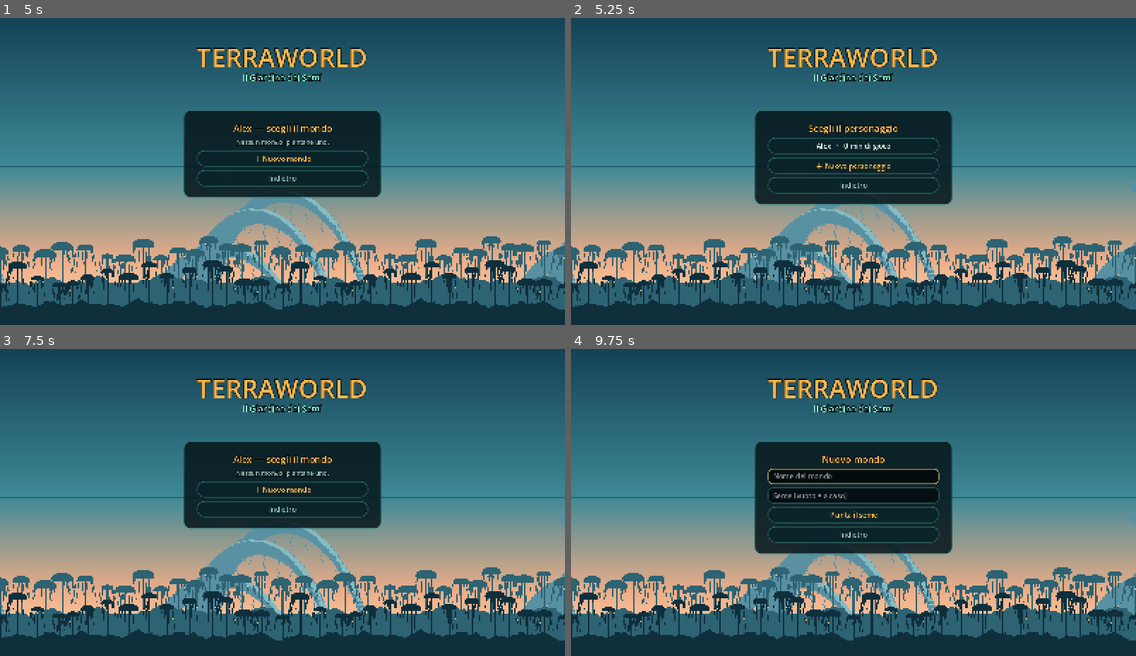
Above: before the commit, frames 1-4 (two rows, left to right).
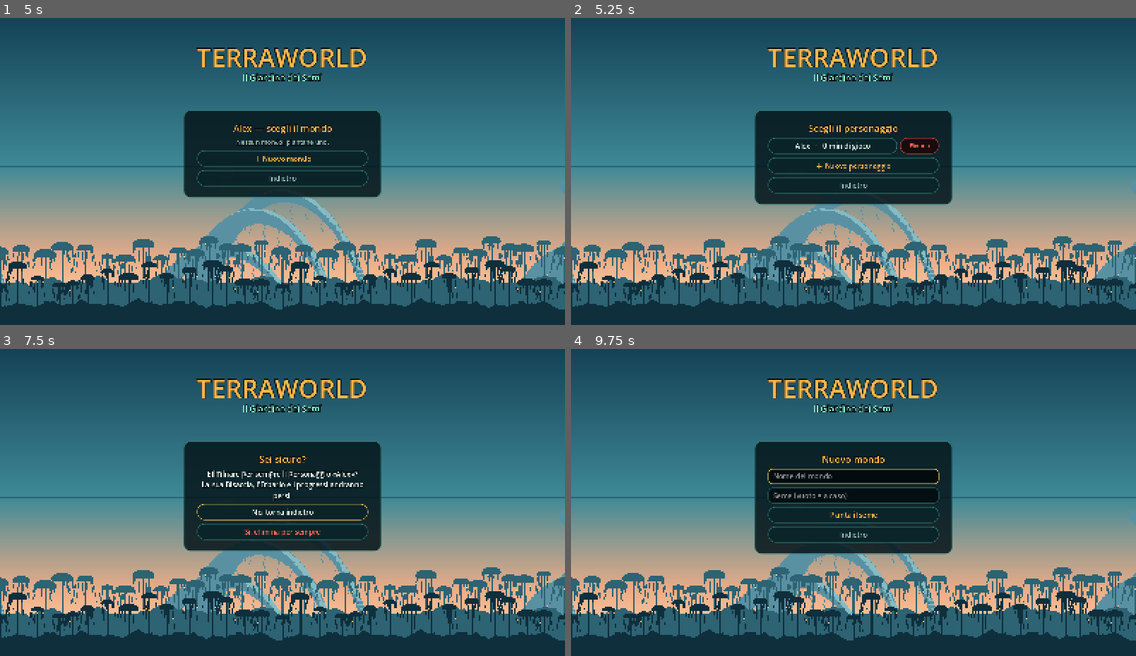
Above: after the commit, the same moments.

Repository: jon1616/TERRAWORLD
Game: Godot game, scene res://src/ui/menu.tscn
Two runs of this game, one before a commit and one after it. Both use one fixed random seed, a clock stepped at 60 frames per second and the inputs below.
Inputs (mouse positions are in pixels of both pictures, inside the frame that each line leads up to):
- Up to frame 1 (5 s): click "Impostazioni" at 0.5 s; click "Indietro" at 1.25 s; click "Gioca" at 2 s; click "＋ Nuovo personaggio" at 2.75 s; click (282, 146) at 3.52 s; type "Alex" at 3.6 s; click "Crea" at 4.25 s
- Up to frame 2 (5.25 s): click "Indietro" at 5 s
- Up to frame 3 (7.5 s): click "＋ Nuovo personaggio" at 5.75 s; click "Indietro" at 6.5 s; click "Alex · 0 min di gioco" (after the commit: "Elimina") at 7.25 s
- Up to frame 4 (9.75 s): click "Indietro" (after the commit: "No, torna indietro") at 8 s; click "Alex · 0 min di gioco" at 8.75 s; click "＋ Nuovo mondo" at 9.5 s

Frame 1 is identical in both runs. In frame 2, 0.6% of the frame differs, in the area x 39-66%, y 38-45%; in frame 3, 4.7%, in the area x 32-68%, y 34-67%; in frame 4, nothing differs.

Commit message:
Menu: eliminare personaggi e mondi, con conferma
Bottone rosso Elimina accanto a ogni voce e schermata di conferma (No con il
fuoco); si cancellano anche le copie di sicurezza. Prova in prova_salvataggi.

Co-Authored-By: Claude Opus 5.5 <noreply@anthropic.com>

Diff:
--- a/src/save/character.gd
+++ b/src/save/character.gd
@@ -86,6 +86,11 @@
 	return SavePaths.write_json(SavePaths.characters_dir() + "/" + id + ".json", to_dict())
 
 
+## Cancella per sempre un personaggio (dal menu, dopo la conferma).
+static func delete(cid: String) -> void:
+	SavePaths.delete_file(SavePaths.characters_dir() + "/" + cid + ".json")
+
+
 static func load_id(cid: String) -> Character:
 	var d := SavePaths.read_json(SavePaths.characters_dir() + "/" + cid + ".json")
 	return null if d.is_empty() else from_dict(cid, d)
--- a/src/save/save_paths.gd
+++ b/src/save/save_paths.gd
@@ -52,6 +52,26 @@
 	return DirAccess.rename_absolute(tmp, abs_path)
 
 
+## Cancella un file salvato insieme alla sua copia di sicurezza e all'eventuale temporaneo rimasto.
+static func delete_file(path: String) -> void:
+	var abs_path := ProjectSettings.globalize_path(path)
+	for p in [abs_path, abs_path + ".bak", abs_path + ".tmp"]:
+		if FileAccess.file_exists(p):
+			DirAccess.remove_absolute(p)
+
+
+## Cancella una cartella con tutto ciò che contiene.
+static func delete_dir(path: String) -> void:
+	var abs_path := ProjectSettings.globalize_path(path)
+	if not DirAccess.dir_exists_absolute(abs_path):
+		return
+	for f in DirAccess.get_files_at(abs_path):
+		DirAccess.remove_absolute(abs_path + "/" + f)
+	for d in DirAccess.get_directories_at(abs_path):
+		delete_dir(path + "/" + d)
+	DirAccess.remove_absolute(abs_path)
+
+
 ## Legge un file; se manca o è vuoto prova la copia di sicurezza.
 static func read(path: String) -> PackedByteArray:
 	var bytes := FileAccess.get_file_as_bytes(path)
--- a/src/save/world_save.gd
+++ b/src/save/world_save.gd
@@ -111,6 +111,12 @@
 	return w
 
 
+## Cancella per sempre un mondo (dal menu, dopo la conferma). I portali di altri mondi che portavano qui, al prossimo
+## passaggio, faranno nascere di nuovo il mondo dal suo seme (vedi `Portal`).
+static func delete(id: String) -> void:
+	SavePaths.delete_dir(dir_of(id))
+
+
 static func read_meta(id: String) -> Dictionary:
 	return SavePaths.read_json(dir_of(id) + "/mondo.json")
 
--- a/src/ui/menu.gd
+++ b/src/ui/menu.gd
@@ -7,6 +7,7 @@
 const TEXT := Color("#eafff6")
 const DIM := Color("#9fc8c0")
 const TEAL := Color("#2f7a70")
+const DANGER := Color("#ff6a5a")       # il rosso dei bottoni che cancellano
 
 var _box: VBoxContainer
 var _title: Label
@@ -51,7 +52,10 @@
 ## Foto delle schermate del menu in prove/ (menu_titolo, menu_personaggi, menu_mondi), poi esce.
 func _photos() -> void:
 	DirAccess.make_dir_recursive_absolute(ProjectSettings.globalize_path("res://prove"))
-	var shots := [["menu_titolo", _show_title], ["menu_personaggi", _show_characters], ["menu_nuovo_mondo", _show_new_world], ["menu_impostazioni", _show_settings]]
+	var shots := [["menu_titolo", _show_title], ["menu_personaggi", _show_characters], ["menu_nuovo_mondo", _show_new_world], ["menu_impostazioni", _show_settings],
+		["menu_mondi", _show_worlds], ["menu_conferma", func() -> void:
+			_confirm("Eliminare per sempre il mondo «Esempio»?\nTutto ciò che hai costruito e scavato lì andrà perso.\nI personaggi restano.",
+				_show_title, _show_title)]]
 	if Session.character == null:
 		Session.character = Character.create("Esempio")
 	for s in shots:
@@ -115,9 +119,15 @@
 	if list.is_empty():
 		_note("Nessun personaggio: creane uno.")
 	for c in list:
-		_button("%s   ·   %s di gioco" % [c.name, _hours(c.play_time)], func() -> void:
+		var b := _button("%s   ·   %s di gioco" % [c.name, _hours(c.play_time)], func() -> void:
 			Session.character = c
 			_show_worlds())
+		_with_delete(b, func() -> void:
+			_confirm("Eliminare per sempre il personaggio «%s»?\nLa sua Bisaccia, l'Erbario e i progressi andranno persi." % c.name,
+				func() -> void:
+					Character.delete(c.id)
+					_show_characters(),
+				_show_characters))
 	_button("＋ Nuovo personaggio", _show_new_character, GOLD)
 	_button("Indietro", _show_title, DIM)
 
@@ -147,9 +157,16 @@
 	for m in list:
 		var id: String = m["id"]
 		var vig := int(m.get("vigore", 1))
-		_button("%s   ·   %sseme %s   ·   %s di gioco" % [m.get("nome", id), ("vigore %d   ·   " % vig) if vig > 1 else "", m.get("seme", "?"), _hours(float(m.get("tempo_di_gioco", 0.0)))], func() -> void:
+		var b := _button("%s   ·   %sseme %s   ·   %s di gioco" % [m.get("nome", id), ("vigore %d   ·   " % vig) if vig > 1 else "", m.get("seme", "?"), _hours(float(m.get("tempo_di_gioco", 0.0)))], func() -> void:
 			Session.start_saved_world(id)
 			get_tree().change_scene_to_file(GAME_SCENE))
+		var wname := String(m.get("nome", id))
+		_with_delete(b, func() -> void:
+			_confirm("Eliminare per sempre il mondo «%s»?\nTutto ciò che hai costruito e scavato lì andrà perso.\nI personaggi restano." % wname,
+				func() -> void:
+					WorldSave.delete(id)
+					_show_worlds(),
+				_show_worlds))
 	_button("＋ Nuovo mondo", _show_new_world, GOLD)
 	_button("Indietro", _show_characters, DIM)
 
@@ -169,6 +186,44 @@
 		get_tree().change_scene_to_file(GAME_SCENE), GOLD)
 	_button("Indietro", _show_worlds, DIM)
 	name_edit.grab_focus()
+
+
+## Mette accanto a un bottone della lista un piccolo «Elimina» (rosso), che chiede sempre conferma.
+func _with_delete(b: Button, on_delete: Callable) -> void:
+	var row := HBoxContainer.new()
+	row.add_theme_constant_override("separation", 8)
+	var i := b.get_index()
+	_box.remove_child(b)
+	b.size_flags_horizontal = Control.SIZE_EXPAND_FILL
+	row.add_child(b)
+	var d := Button.new()
+	d.text = "Elimina"
+	d.tooltip_text = "Elimina per sempre (chiede conferma)"
+	d.custom_minimum_size = Vector2(110, 46)
+	d.add_theme_font_size_override("font_size", 16)
+	d.add_theme_color_override("font_color", DANGER)
+	d.add_theme_color_override("font_hover_color", Color("#ffb0a0"))
+	d.add_theme_stylebox_override("normal", _style(Color(0.1, 0.04, 0.04, 0.9), DANGER.darkened(0.3), 20))
+	d.add_theme_stylebox_override("hover", _style(Color(0.2, 0.06, 0.05, 0.95), DANGER, 20))
+	d.add_theme_stylebox_override("pressed", _style(Color(0.28, 0.08, 0.06, 1.0), DANGER, 20))
+	d.add_theme_stylebox_override("focus", _style(Color(0, 0, 0, 0), DANGER, 20))
+	d.pressed.connect(on_delete)
+	row.add_child(d)
+	_box.add_child(row)
+	_box.move_child(row, i)
+
+
+## La conferma prima di cancellare: la domanda e due bottoni. «No» è il primo (e ha il fuoco): Invio non cancella.
+func _confirm(question: String, on_yes: Callable, on_no: Callable) -> void:
+	_clear()
+	_heading("Sei sicuro?")
+	var l := _label(question, 20, TEXT)
+	l.horizontal_alignment = HORIZONTAL_ALIGNMENT_CENTER
+	l.autowrap_mode = TextServer.AUTOWRAP_WORD_SMART
+	_box.add_child(l)
+	var no := _button("No, torna indietro", on_no, GOLD)
+	_button("Sì, elimina per sempre", on_yes, DANGER)
+	no.grab_focus.call_deferred()
 
 
 # ---------------------------------------------------------------- mattoni dell'interfaccia
--- a/tools/prova_salvataggi.gd
+++ b/tools/prova_salvataggi.gd
@@ -45,6 +45,13 @@
 	_check(c.save() == OK, "salvataggio personaggio")
 	var c2 := Character.load_id(c.id)
 	_check(c2 != null and c2.name == c.name and c2.hotbar == 4 and is_equal_approx(c2.play_time, 123.5), "personaggio identico")
+	# cancellare: il personaggio (con la sua copia di sicurezza) e il mondo spariscono dagli elenchi
+	c.save()
+	Character.delete(c.id)
+	var still := Character.list().any(func(x: Character) -> bool: return x.id == c.id)
+	_check(not still and not FileAccess.file_exists(SavePaths.characters_dir() + "/" + c.id + ".json.bak"), "personaggio cancellato")
+	WorldSave.delete(id)
+	_check(WorldSave.read_meta(id).is_empty() and not DirAccess.dir_exists_absolute(ProjectSettings.globalize_path(WorldSave.dir_of(id))), "mondo cancellato")
 	print("generazione %d ms · salvataggio %d ms · caricamento %d ms · file %.2f MB" % [t_gen, t_save, t_load, size / 1048576.0])
 	print("ESITO: %s" % ("tutto a posto" if errors == 0 else "%d errori" % errors))
 	quit()
Not shown, changed: ROADMAP.md
